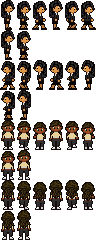
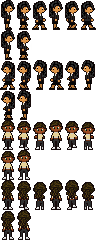
The second 96 x 240 image is a revision of the first. Changes to its layers:
painted on "main_character" over [1, 132, 95, 236]
